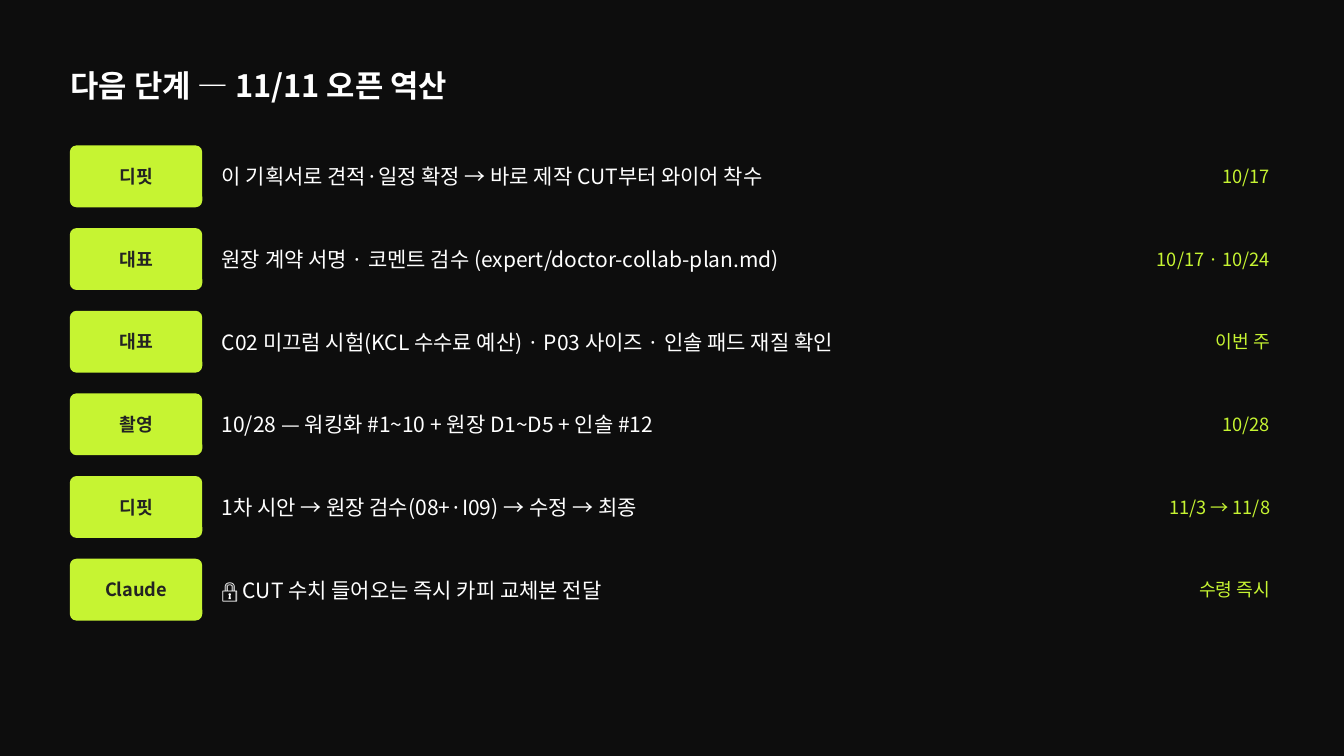
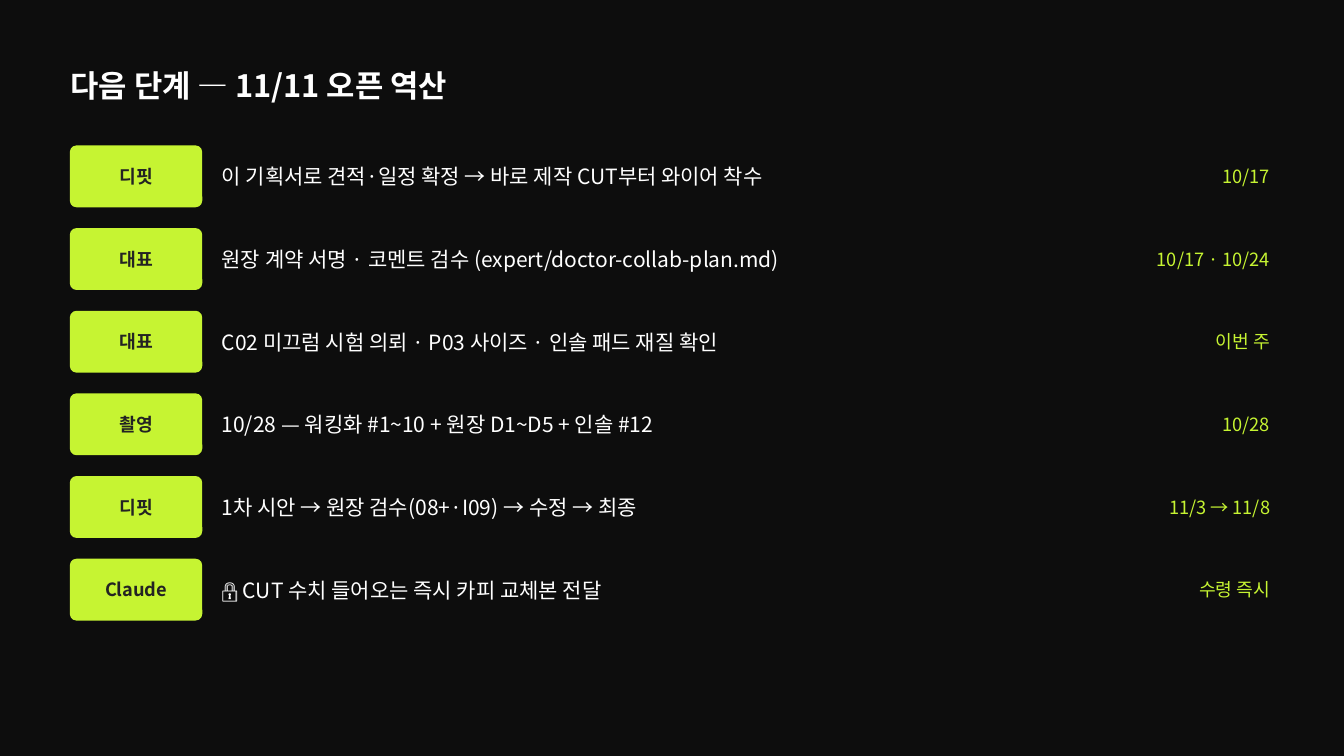
Before and after one commit to ydcompany89/harness-system, a slide deck: slide 56 of launch/rs/design/detail-handoff/rs-detail-handoff-v2.pptx. Drawn at 1344x756 pixels with LibreOffice and Linux fonts; fonts in the diff are those of the drawing. Boxes give left, top, right and bottom in pixels: in the first picture for what was removed or moved away, otherwise in the second. Text is boxed around its words. In the diff, an @@ line names an element or a change of style, - is before the commit and + after.

```diff
--- a/launch/rs/design/detail-handoff/rs-detail-handoff-v2.pptx
+++ b/launch/rs/design/detail-handoff/rs-detail-handoff-v2.pptx
@@ text at box(222, 332, 718, 352): text changed @@
-C02 미끄럼 시험(KCL 수수료 예산) · P03 사이즈 · 인솔 패드 재질 확인
+C02 미끄럼 시험 의뢰 · P03 사이즈 · 인솔 패드 재질 확인
```
Also in this commit, not shown: 2 other files.
